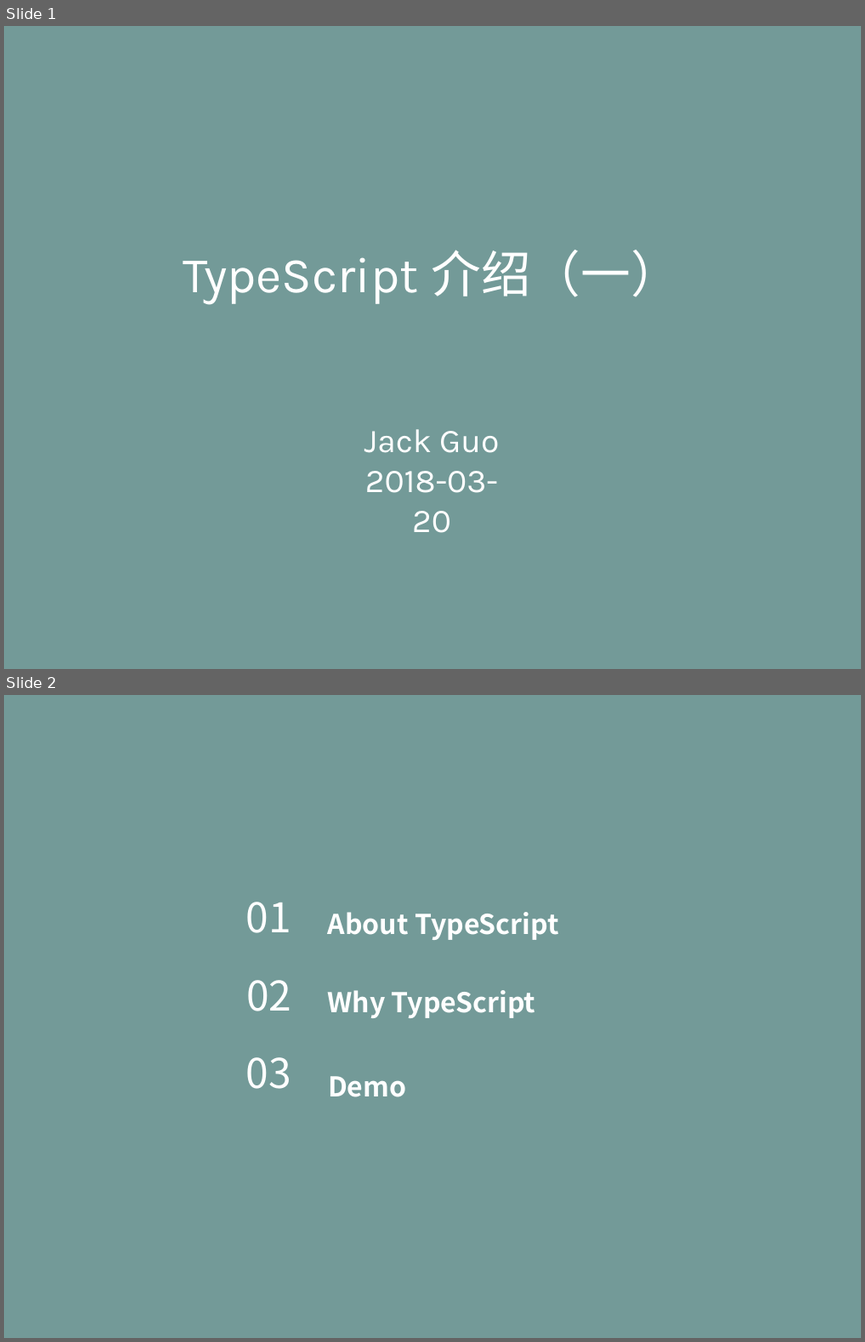
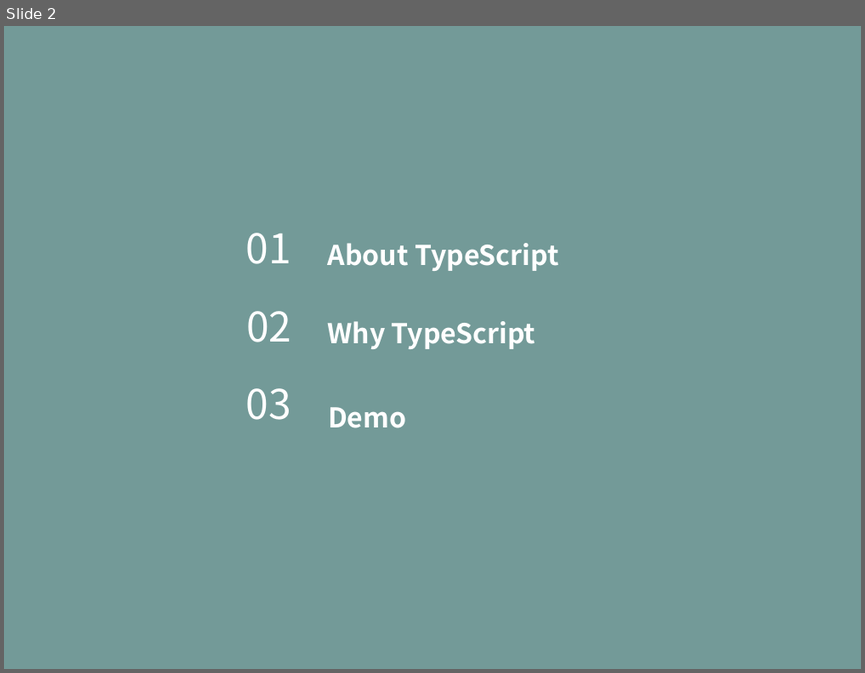
Before and after one commit to life0727/blog, a slide deck: ppt/typescript.pptx. Shown one above the other, each under a label of ours: slides 1 and 2 before the commit, slide 2 after it. The pictures are 865x1342 and 865x673 pixels, drawn with LibreOffice and Linux fonts; fonts in the diff are those of the drawing. Boxes give left, top, right and bottom in pixels: in the first picture for what was removed or moved away, otherwise in the second. Text is boxed around its words. In the diff, an @@ line names an element or a change of style, - is before the commit and + after.

```diff
--- a/ppt/typescript.pptx
+++ b/ppt/typescript.pptx
@@ slide 1 removed at [4,26,861,669], background #739A98 @@
@@ text removed at [182,250,680,304] @@
-TypeScript 介绍（一）
@@ text removed at [364,429,499,533] @@
-Jack Guo
-2018-03-20
```
Also in this commit, not shown: 11 slides added, 5 other slides removed, 1 other file.
